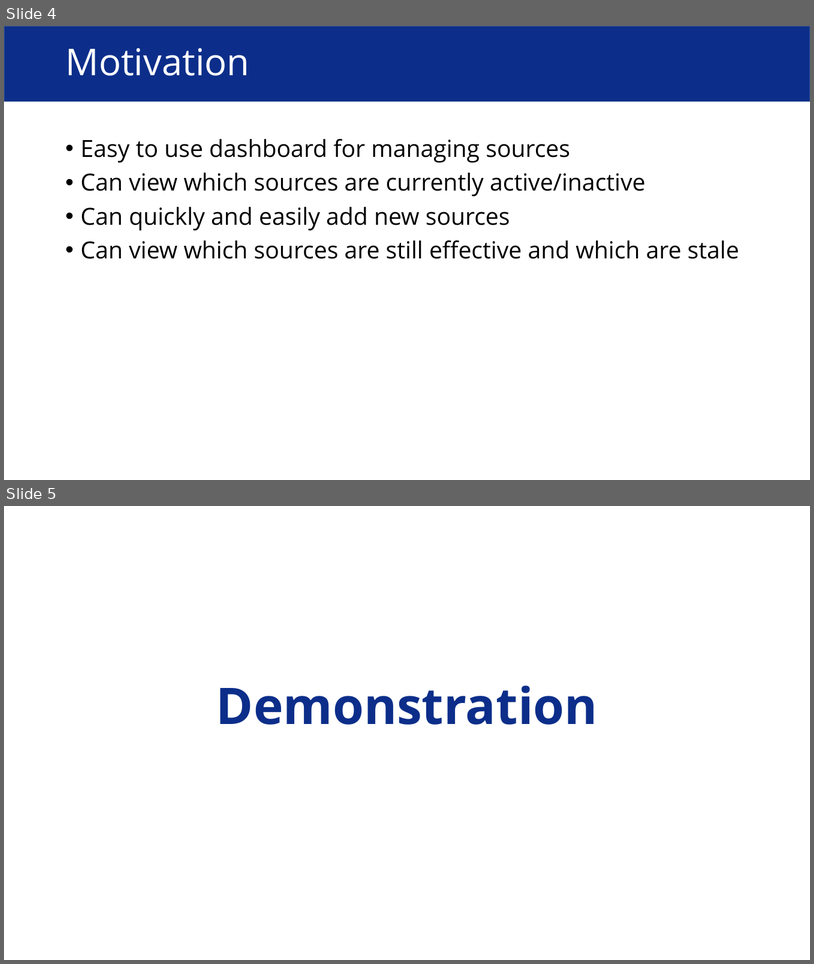
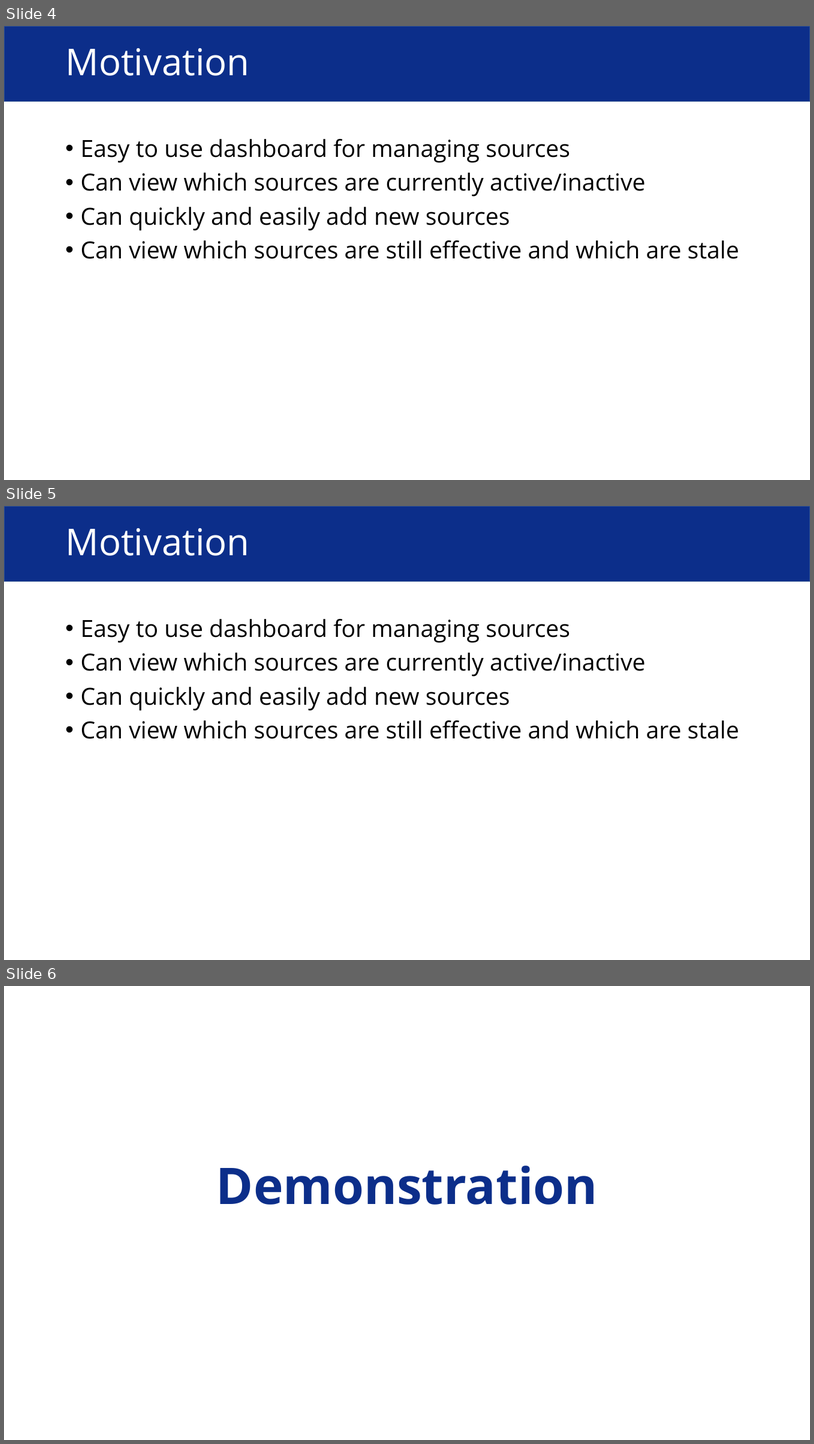
Before and after one commit to Adamanatite/nlp-global-news-monitor, a slide deck: research/Usability Testing Presentation.pptx. Shown one above the other, each under a label of ours: slides 4 and 5 before the commit, slides 4, 5 and 6 after it. The pictures are 814x964 and 814x1444 pixels, drawn with LibreOffice and Linux fonts; fonts in the diff are those of the drawing. Boxes give left, top, right and bottom in pixels: in the first picture for what was removed or moved away, otherwise in the second. Text is boxed around its words. In the diff, an @@ line names an element or a change of style, - is before the commit and + after.

```diff
--- a/research/Usability Testing Presentation.pptx
+++ b/research/Usability Testing Presentation.pptx
@@ slide 5 added at (4,506,810,960), background #FFFFFF @@
@@ rectangle added at (4,506,810,582), fill #0C2E8A, outline #325491 1 pt @@
@@ title added at (65,528,249,556), 44 pt, text #FFFFFF @@
+Motivation
@@ text added at (81,619,740,739), 28 pt, text #000000 @@
+• Easy to use dashboard for managing sources
+• Can view which sources are currently active/inactive
+• Can quickly and easily add new sources
+• Can view which sources are still effective and which are stale
@@ what was slide 5 is now slide 6 @@
```
Also in this commit, not shown: 1 slide changed, 2 other files.
